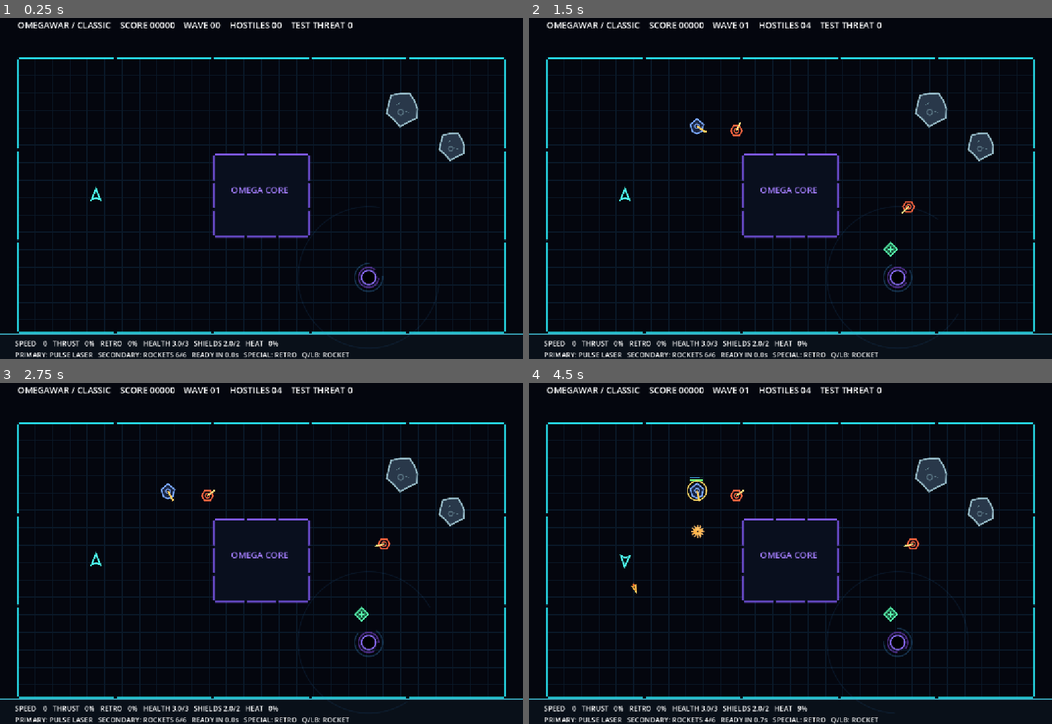
Above: before the commit, frames 1-4 (two rows, left to right).
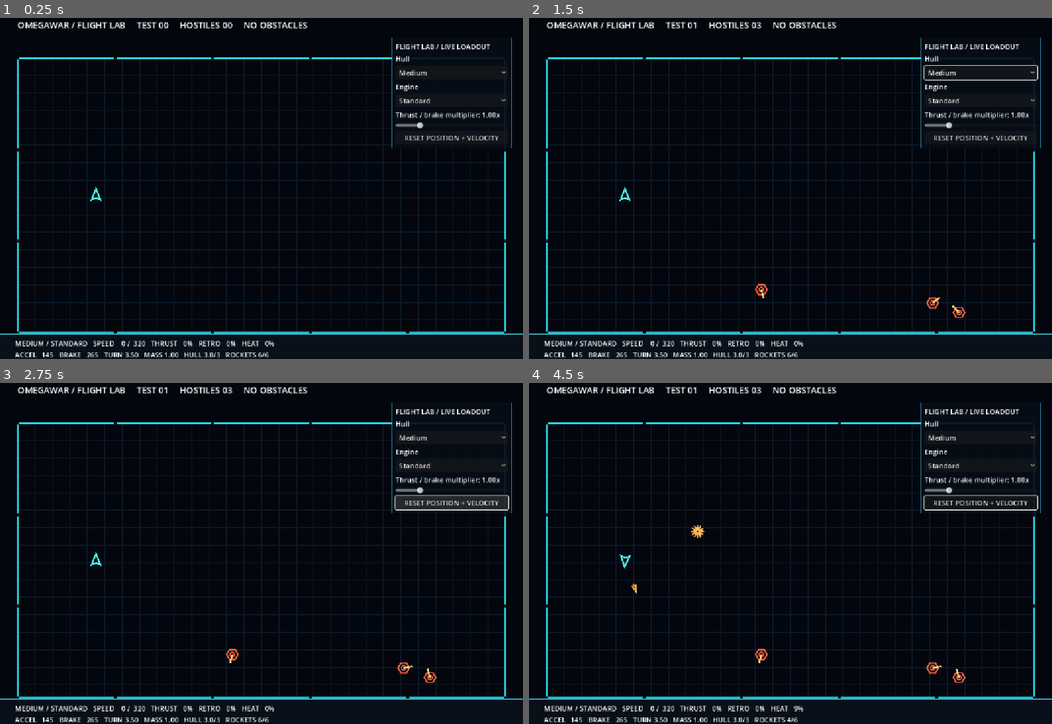
Above: after the commit, the same moments.

Repository: Jonty303/Project-OmegaWar
Game: Godot game, scene res://scenes/flight_test.tscn
The game is run twice, just before and just after one commit, with the same random seed, the same clock (stepped at 60 frames per second) and the same inputs. Before the commit the project starts from res://scenes/main.tscn.
Inputs (mouse positions are in pixels of both pictures, inside the frame that each line leads up to):
- Up to frame 1 (0.25 s): no input
- Up to frame 2 (1.5 s): click (978, 72) at 0.5 s, where only the run after the commit has a clickable "Medium"; click (978, 99) at 1.25 s, where only the run after the commit has a clickable "Standard"
- Up to frame 3 (2.75 s): click (449, 502) at 2 s, where only the run after the commit has a clickable "RESET POSITION + VELOCITY"
- Up to frame 4 (4.5 s): move the mouse to (905, 533) at 2.77 s; hold D (turn_right) 2.78-3.5 s; tap Q (fire_secondary) at 2.85, 4.35 s; click (905, 533) at 2.92 s; drag from (685, 567) to (764, 618) at 3.52 s; move the mouse to (842, 471) at 4.27 s; hold D (turn_right) from 4.28 s (still down)

The runs differ from the first frame. In frame 1, 4.6% of the frame differs, in the area x 2-98%, y 1-100%; in frame 2, 5.2%; in frame 3, 5.7%; in frame 4, 5.3%.

Commit message:
Launch OmegaWar flight lab by default

Diff:
--- a/project.godot
+++ b/project.godot
@@ -3,7 +3,7 @@
 
 [application]
 config/name="OmegaWar"
-run/main_scene="res://scenes/main.tscn"
+run/main_scene="res://scenes/flight_test.tscn"
 config/features=PackedStringArray("4.5", "GL Compatibility")
 
 [display]
